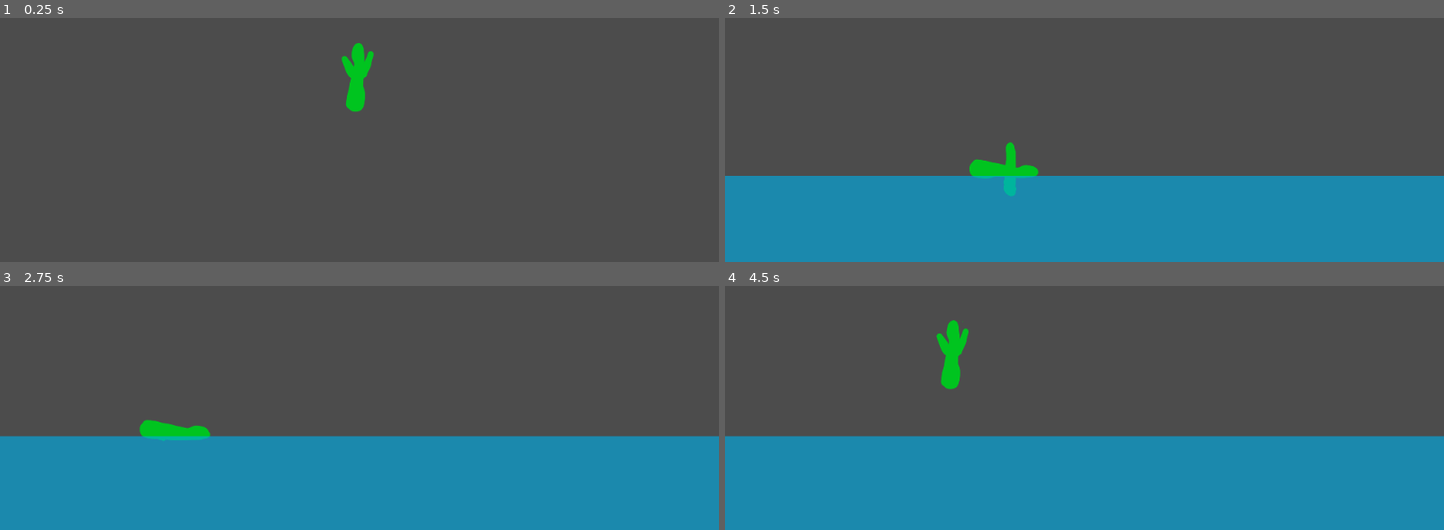
Above: before the commit, frames 1-4 (two rows, left to right).
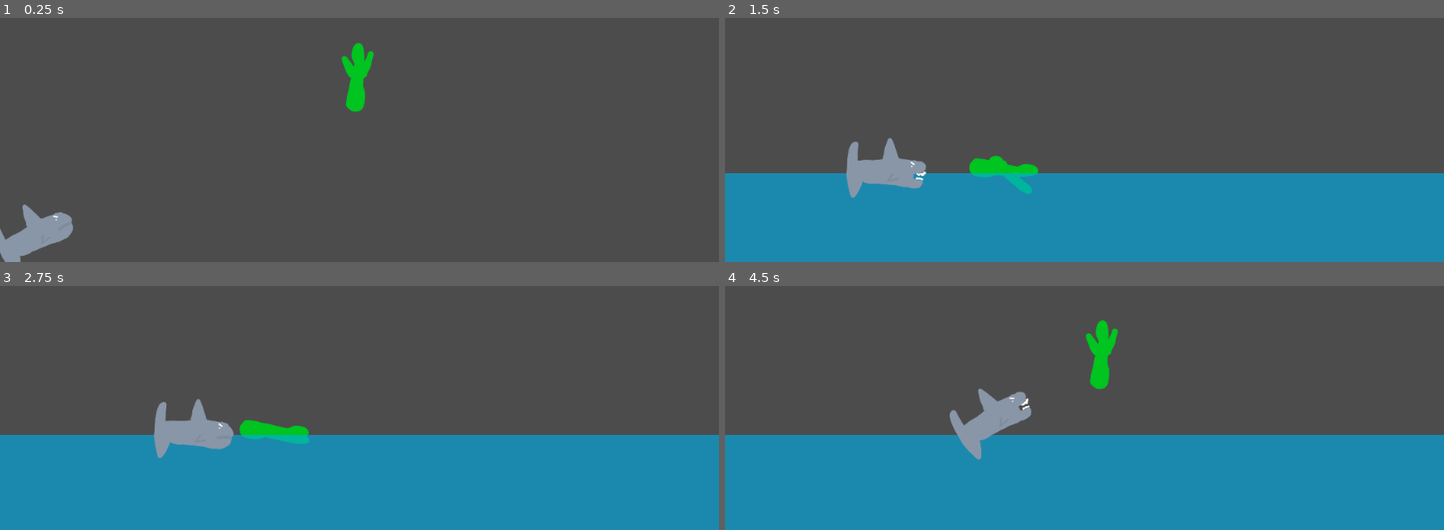
Above: after the commit, the same moments.

Repository: cukmekerb/shark_game
Game: Godot game, scene res://level.tscn
Same seed, same stepped clock (60 frames per second), same inputs: the game is played once before the commit and once after it.
Inputs:
- Up to frame 1 (0.25 s): no input
- Up to frame 2 (1.5 s): hold Left (move_l) 0.53-1.28 s; tap Right (move_r) at 0.8, 1.35 s
- Up to frame 3 (2.75 s): tap Left (move_l) at 1.55 s; hold Left (move_l) from 2.03 s (still down); tap Right (move_r) at 2.3 s
- Up to frame 4 (4.5 s): release Left (move_l) at 2.78 s; tap Right (move_r) at 2.85 s; tap Left (move_l) at 3.05, 4.35 s; hold Right (move_r) 3.53-4.28 s; tap Up (move_u) at 3.6 s

The runs differ from the first frame. In frame 1, 1.2% of the frame differs, in the area x 0-11%, y 76-100%; in frame 2, 2.9%; in frame 3, 2.8%; in frame 4, 3.6%, in the area x 0-100%, y 13-72%.

Commit message:
added enemy

Diff:
--- a/character.gd
+++ b/character.gd
@@ -17,8 +17,10 @@
 func _process(delta):
 	velocity.y += gravity
 	if Input.is_action_pressed("move_r"):
+		$arms.get_node("AnimationPlayer").playback_speed = 1
 		velocity.x = move_speed
 	if Input.is_action_pressed("move_l"):
+		$arms.get_node("AnimationPlayer").playback_speed = -1
 		velocity.x = -move_speed
 	if Input.is_action_just_pressed("move_u") and is_on_floor():
 		velocity.y = jump_speed
--- a/character.tscn
+++ b/character.tscn
@@ -42,7 +42,7 @@
 script = ExtResource( 4 )
 
 [node name="arms" type="Sprite" parent="."]
-rotation = 3.30256
+rotation = 2.40486
 texture = ExtResource( 3 )
 
 [node name="AnimationPlayer" type="AnimationPlayer" parent="arms"]
--- a/level.tscn
+++ b/level.tscn
@@ -1,7 +1,8 @@
-[gd_scene load_steps=4 format=2]
+[gd_scene load_steps=5 format=2]
 
 [ext_resource path="res://character.tscn" type="PackedScene" id=1]
 [ext_resource path="res://assets/blue.png" type="Texture" id=2]
+[ext_resource path="res://shark.tscn" type="PackedScene" id=3]
 
 [sub_resource type="RectangleShape2D" id=1]
 extents = Vector2( 3482.58, 628.81 )
@@ -13,6 +14,7 @@
 
 [node name="StaticBody2D2" type="StaticBody2D" parent="."]
 position = Vector2( 3307.59, 2242.5 )
+scale = Vector2( 2.05389, 1.11286 )
 __meta__ = {
 "_edit_group_": true
 }
@@ -25,3 +27,6 @@
 
 [node name="CollisionShape2D" type="CollisionShape2D" parent="StaticBody2D2"]
 shape = SubResource( 1 )
+
+[node name="shark" parent="." instance=ExtResource( 3 )]
+position = Vector2( 504.882, 802.258 )
--- /dev/null
+++ b/shark.gd
@@ -0,0 +1,30 @@
+extends KinematicBody2D
+var velocity = Vector2()
+var move_speed = 0.5
+var gravity = 50
+var player
+# Declare member variables here. Examples:
+# var a = 2
+# var b = "text"
+
+
+# Called when the node enters the scene tree for the first time.
+func _ready():
+	player = get_parent().get_node("character")
+	pass # Replace with function body.
+
+
+# Called every frame. 'delta' is the elapsed time since the previous frame.
+func _process(delta):
+	velocity.y += gravity
+	var look_position = player.position
+	if look_position.x - position.x < -3:
+		look_position.x = position.x + abs(position.x - look_position.x)
+		look_position.y = position.y + abs(position.y - look_position.y)
+		$AnimatedSprite.flip_h = true
+	else:
+		$AnimatedSprite.flip_h = false
+	look_at(look_position)
+	velocity.x = move_speed*(player.position.x - position.x)
+	move_and_slide(velocity, Vector2(0,-1))
+	velocity.x = lerp(velocity.x, 0, 0.05)
--- a/shark.tscn
+++ b/shark.tscn
@@ -1,7 +1,8 @@
-[gd_scene load_steps=5 format=2]
+[gd_scene load_steps=6 format=2]
 
 [ext_resource path="res://assets/shark-2.png" type="Texture" id=1]
 [ext_resource path="res://assets/shark-1.png" type="Texture" id=2]
+[ext_resource path="res://shark.gd" type="Script" id=3]
 
 [sub_resource type="SpriteFrames" id=1]
 animations = [ {
@@ -12,17 +13,17 @@
 } ]
 
 [sub_resource type="CapsuleShape2D" id=2]
-radius = 102.321
-height = 391.714
+radius = 52.6732
+height = 285.198
 
 [node name="KinematicBody2D" type="KinematicBody2D"]
+script = ExtResource( 3 )
 
 [node name="AnimatedSprite" type="AnimatedSprite" parent="."]
 frames = SubResource( 1 )
-frame = 1
 playing = true
 
 [node name="CollisionShape2D" type="CollisionShape2D" parent="."]
-position = Vector2( -26.9391, 31.4289 )
+position = Vector2( -32.9391, 39.4289 )
 rotation = 1.55834
 shape = SubResource( 2 )
